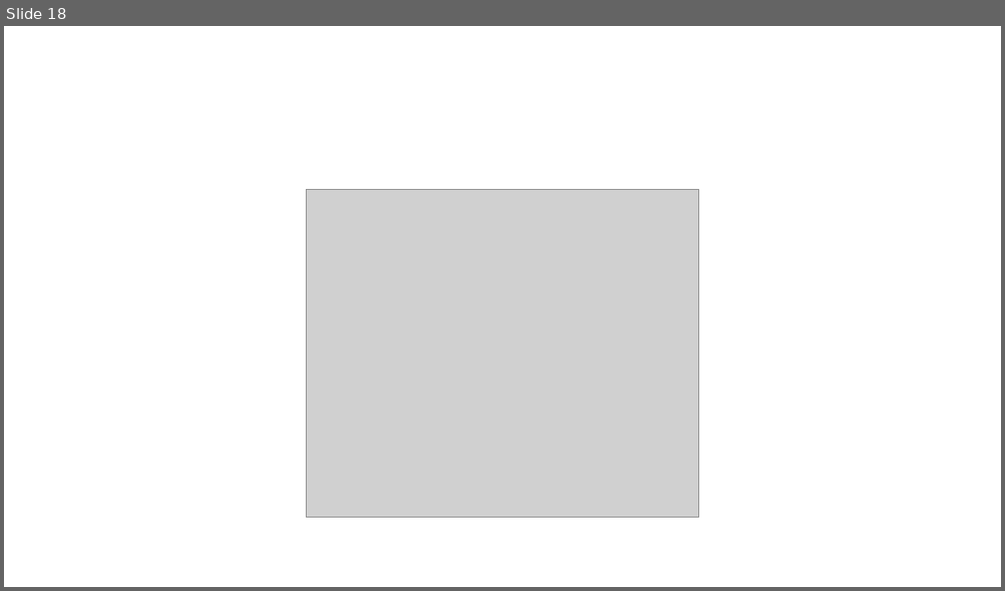
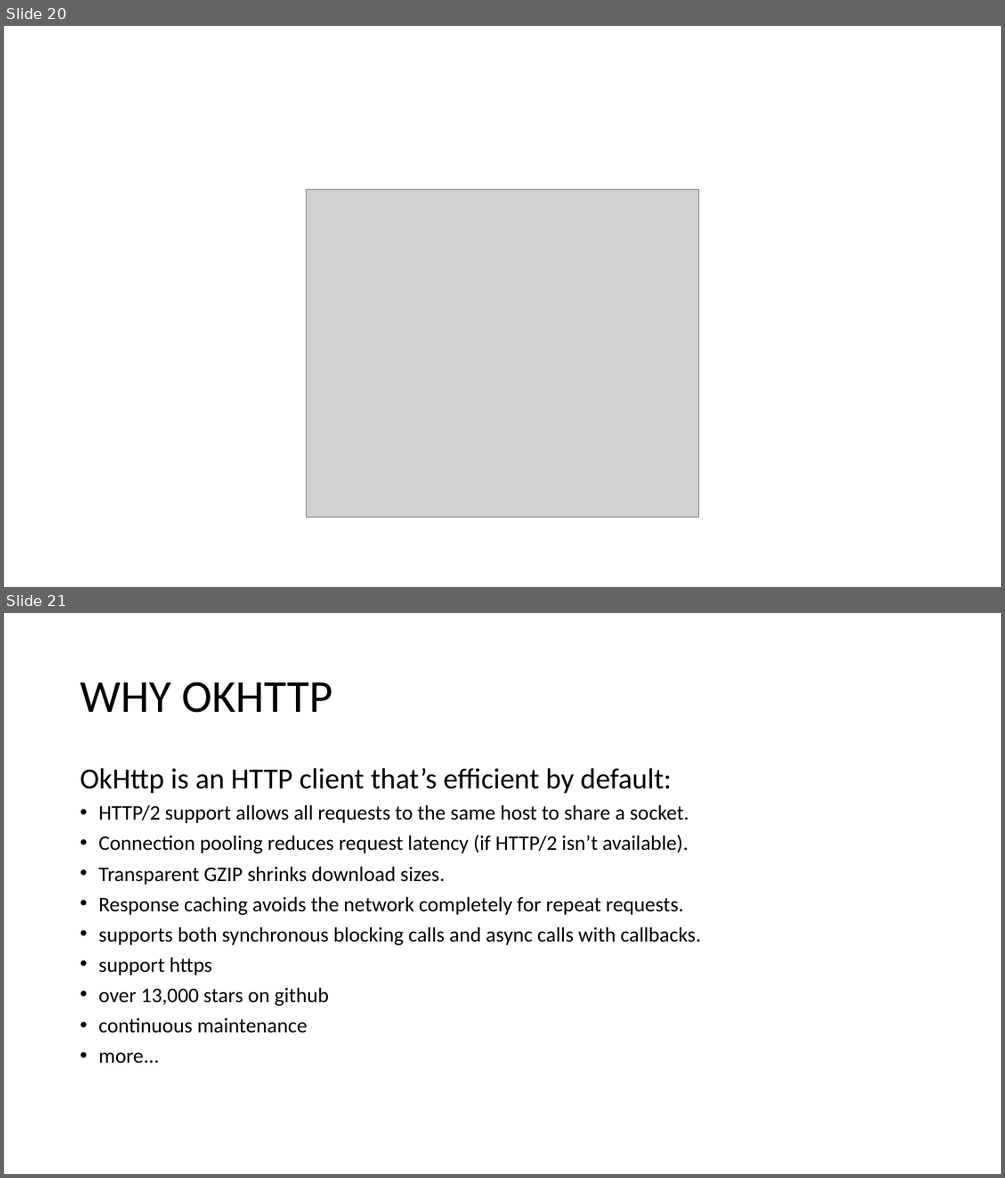
Before and after one commit to daisongsong1991/ppt, a slide deck: net_ppt.pptx. Shown one above the other, each under a label of ours: slide 18 before the commit, slides 20 and 21 after it. The pictures are 1005x591 and 1005x1178 pixels, drawn with LibreOffice and Linux fonts; fonts in the diff are those of the drawing; grey boxes stand for pictures. Boxes give left, top, right and bottom in pixels: in the first picture for what was removed or moved away, otherwise in the second. Text is boxed around its words. In the diff, an @@ line names an element or a change of style, - is before the commit and + after.

```diff
--- a/net_ppt.pptx
+++ b/net_ppt.pptx
@@ slide 21 added at (4, 613, 1001, 1174), background #FFFFFF @@
@@ title added at (80, 682, 333, 713), 44 pt, text #000000 @@
+WHY OKHTTP
@@ text added at (80, 768, 701, 1062), 20 pt, text #000000 @@
+OkHttp is an HTTP client that’s efficient by default:
+• HTTP/2 support allows all requests to the same host to share a socket.
+• Connection pooling reduces request latency (if HTTP/2 isn’t available).
+• Transparent GZIP shrinks download sizes.
+• Response caching avoids the network completely for repeat requests.
+• supports both synchronous blocking calls and async calls with callbacks.
+• support https
+• over 13,000 stars on github
+• continuous maintenance
+• more...
@@ what was slide 18 is now slide 20 @@
```
Also in this commit, not shown: 5 slides changed, 5 other slides added, 3 slides removed, 4 other files.
